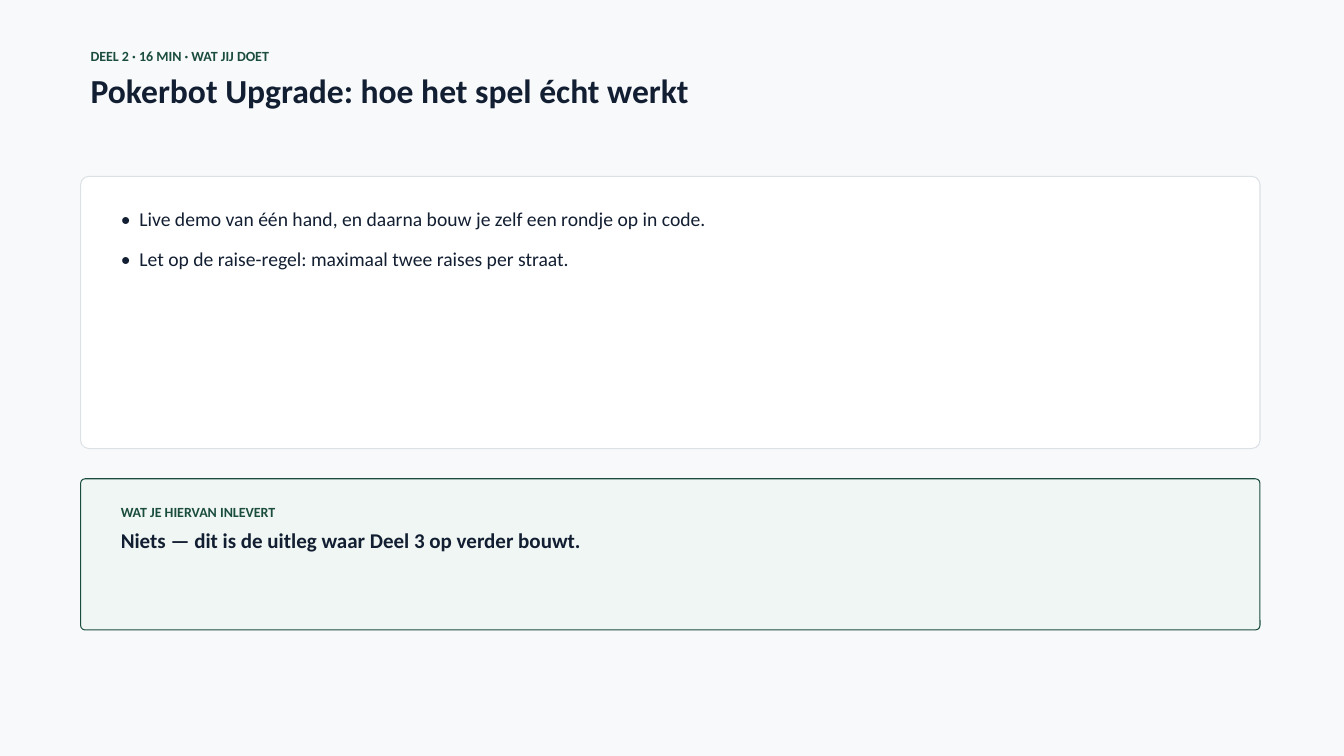
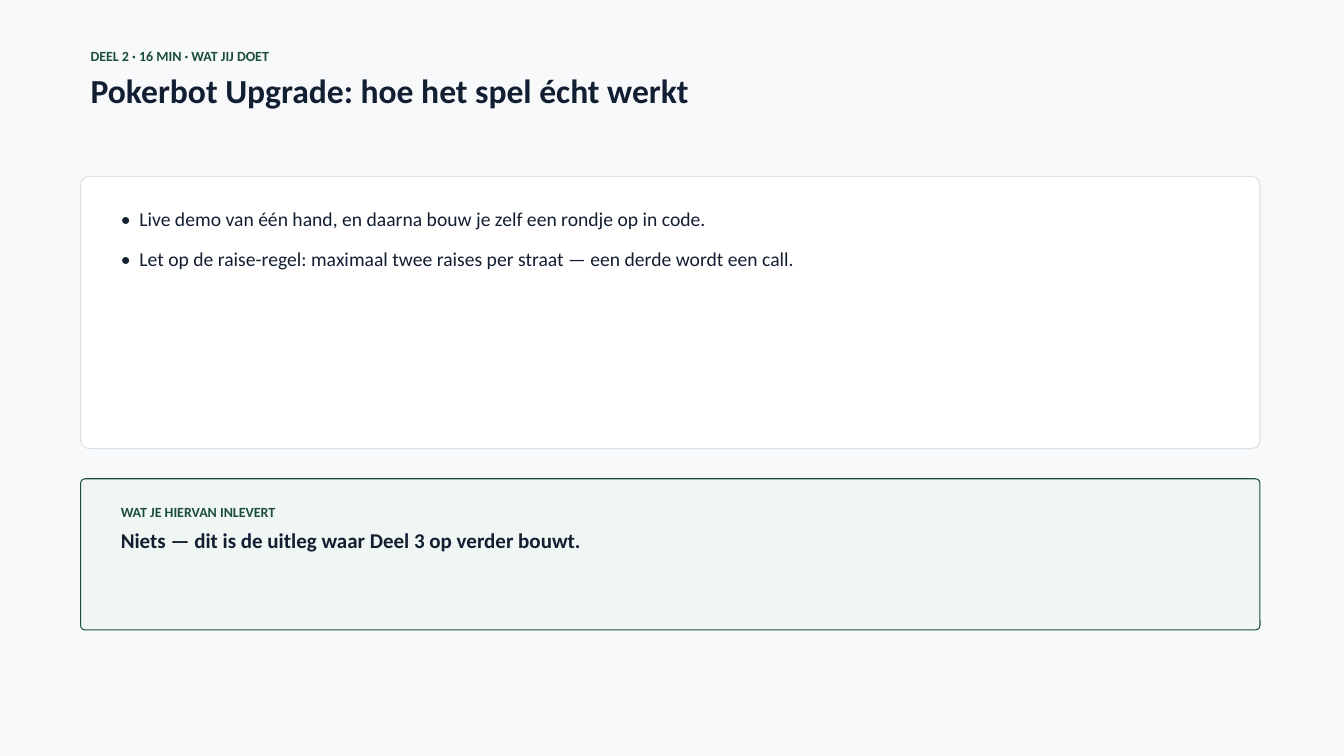
Before and after one commit to finturion/poker-analytics-challenge, a slide deck: slide 13 of powerpoints/Pokerbot_Upgrade_Week3.pptx (slide 6 before the commit). Drawn at 1344x756 pixels with LibreOffice and Linux fonts; fonts in the diff are those of the drawing. Boxes give left, top, right and bottom in pixels: in the first picture for what was removed or moved away, otherwise in the second. Text is boxed around its words. In the diff, an @@ line names an element or a change of style, - is before the commit and + after.

```diff
--- a/powerpoints/Pokerbot_Upgrade_Week3.pptx
+++ b/powerpoints/Pokerbot_Upgrade_Week3.pptx
@@ text at (139, 252, 793, 270): text changed @@
-• Let op de raise-regel: maximaal twee raises per straat.
+• Let op de raise-regel: maximaal twee raises per straat — een derde wordt een call.
```
Also in this commit, not shown: 13 slides added, 16 other files.
